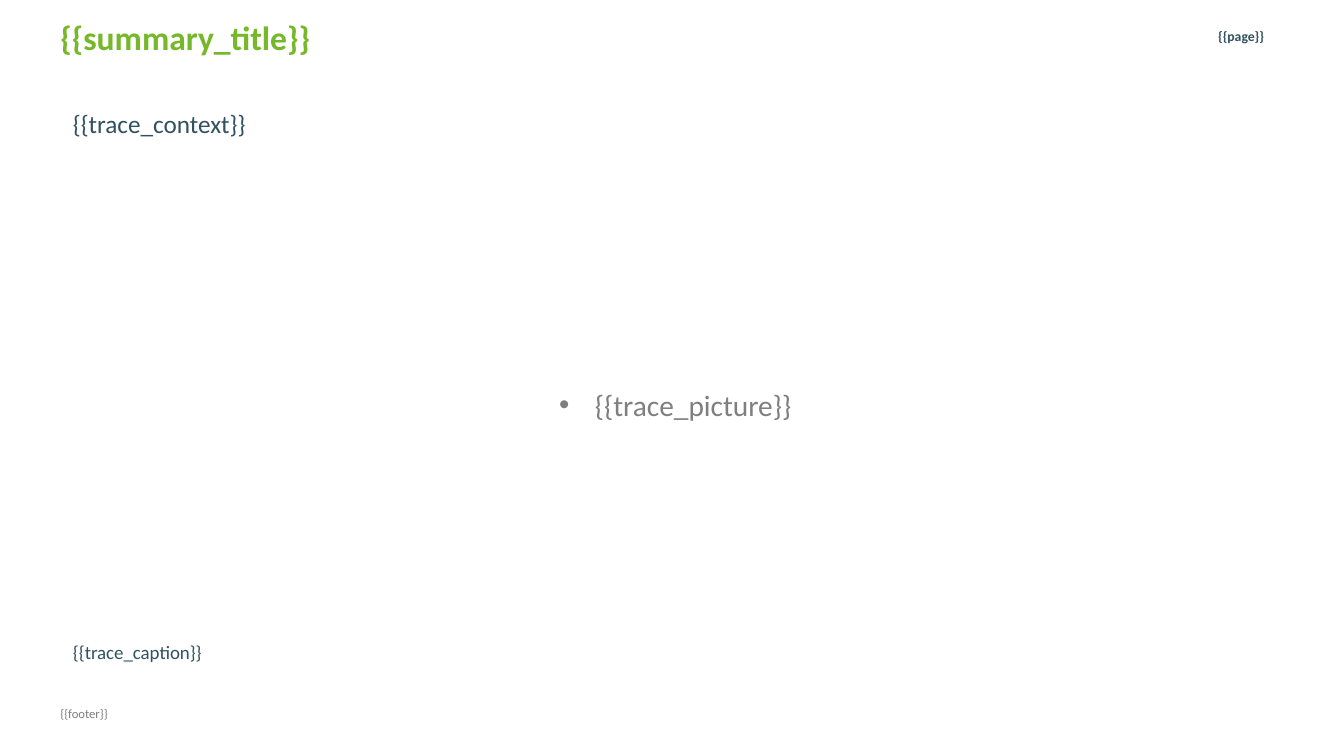
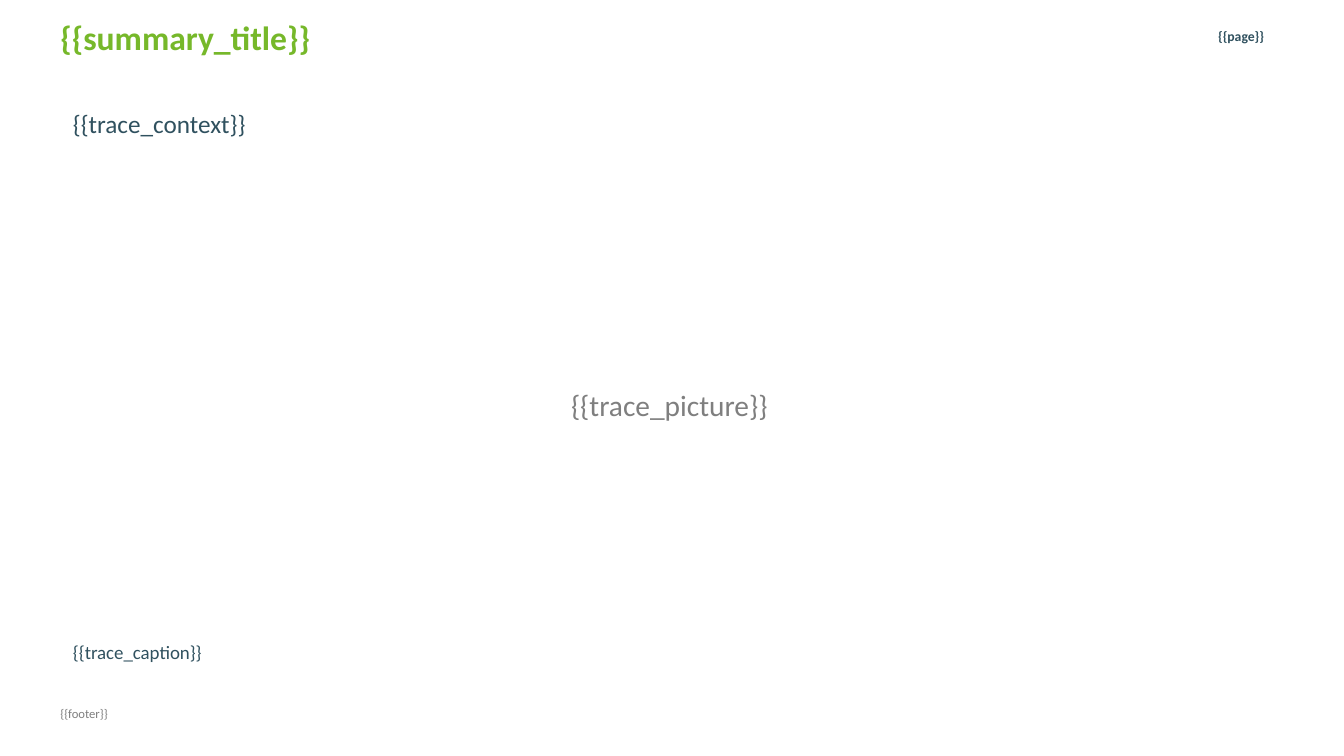
Before and after one commit to FernandoLimeira/PosicaoCampo, a slide deck: slide 11 of templates/presentations/ctt_compact_template.pptx. Drawn at 1344x756 pixels with LibreOffice and Linux fonts; fonts in the diff are those of the drawing; background and template pictures are left out. Boxes give left, top, right and bottom in pixels: in the first picture for what was removed or moved away, otherwise in the second. Text is boxed around its words. In the diff, an @@ line names an element or a change of style, - is before the commit and + after.

```diff
--- a/templates/presentations/ctt_compact_template.pptx
+++ b/templates/presentations/ctt_compact_template.pptx
@@ text "{{trace_picture}}" at [571,395,767,421]: bullet • to none @@
```
Also in this commit, not shown: 1 other slide changed, 2 slides added, 2 slides removed, 5 other files.
